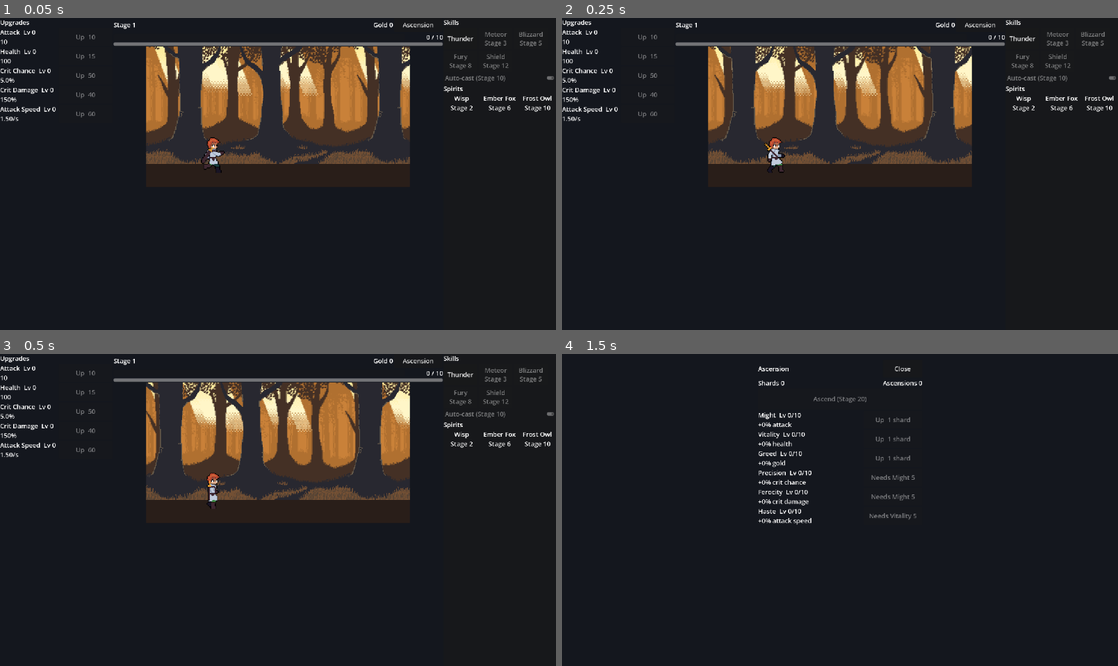
Above: before the commit, frames 1-4 (two rows, left to right).
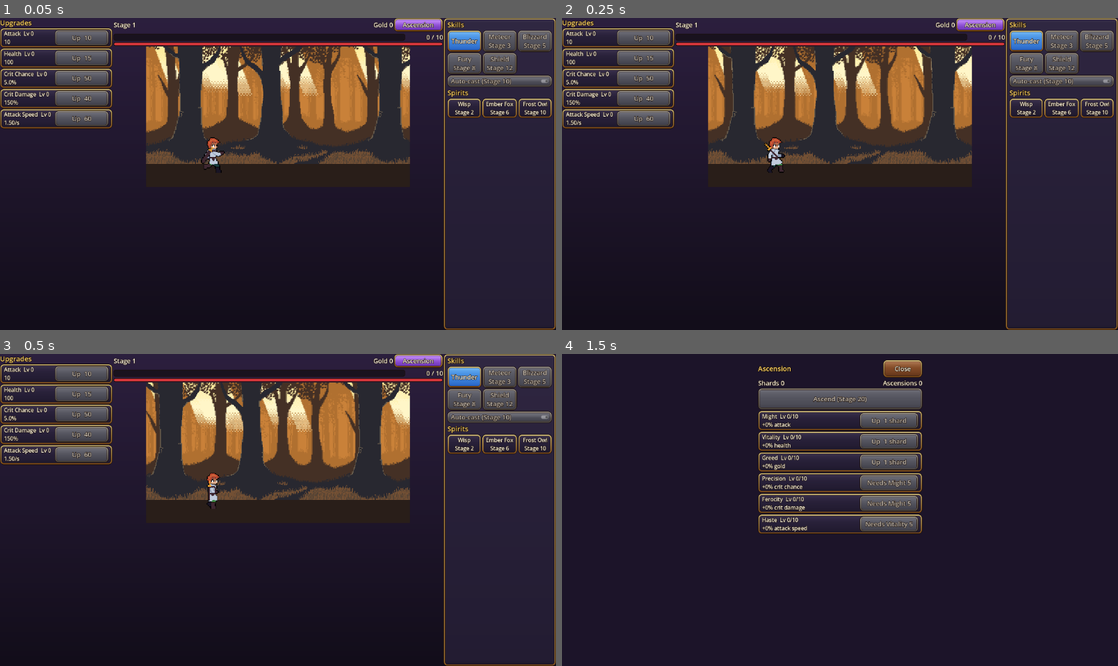
Above: after the commit, the same moments.

Repository: kevelscy/kevelscy-slayer-game
Game: Godot game, scene res://main/main.tscn
The game is run twice, just before and just after one commit, with the same random seed, the same clock (stepped at 60 frames per second) and the same inputs.
Inputs:
- Up to frame 1 (0.05 s): no input
- Up to frame 2 (0.25 s): no input
- Up to frame 3 (0.5 s): no input
- Up to frame 4 (1.5 s): click "Ascension" at 0.5 s; click "Thunder" at 1.25 s

The runs differ from the first frame. In frame 1, 27% of the frame differs, in the area x 0-100%, y 0-100%; in frame 2, 27%; in frame 3, 27%; in frame 4, 11%.

Commit message:
feat(ui): frame every button and card in rounded gold art
FrameArt draws a nine-sliced rounded frame (dark outline, bevelled gold
band, gradient fill with gloss) and GameTheme applies it per kind: amber
buy buttons, azure skills, amethyst ascension, stone when disabled, and
night-blue cards for upgrade, talent and spirit rows. Section titles are
gold, bars are rounded and the backdrop is a gradient. The battle view
keeps nearest filtering so the pixel art stays crisp. Card text and
paddings are compacted so the portrait layout still fits 720x1280.

Diff:
--- a/client/main/main.gd
+++ b/client/main/main.gd
@@ -37,6 +37,7 @@
 
 
 func _ready() -> void:
+	theme = GameTheme.build()
 	_read_dev_args()
 	var session: GameSession = GameState.session
 	battle_world.start(session)
--- a/client/main/main.tscn
+++ b/client/main/main.tscn
@@ -7,8 +7,14 @@
 [ext_resource type="Script" path="res://ui/panels/ability_panel.gd" id="5_abilities"]
 [ext_resource type="Script" path="res://ui/panels/ascension_panel.gd" id="6_ascension"]
 
-[sub_resource type="Theme" id="Theme_main"]
-default_font_size = 26
+[sub_resource type="Gradient" id="Gradient_backdrop"]
+colors = PackedColorArray(0.17, 0.12, 0.24, 1, 0.07, 0.05, 0.1, 1)
+
+[sub_resource type="GradientTexture2D" id="GradientTexture2D_backdrop"]
+gradient = SubResource("Gradient_backdrop")
+width = 8
+height = 64
+fill_to = Vector2(0, 1)
 
 [node name="Main" type="Control"]
 layout_mode = 3
@@ -17,17 +23,18 @@
 anchor_bottom = 1.0
 grow_horizontal = 2
 grow_vertical = 2
-theme = SubResource("Theme_main")
+texture_filter = 2
 script = ExtResource("1_main")
 
-[node name="Backdrop" type="ColorRect" parent="."]
+[node name="Backdrop" type="TextureRect" parent="."]
 layout_mode = 1
 anchors_preset = 15
 anchor_right = 1.0
 anchor_bottom = 1.0
 grow_horizontal = 2
 grow_vertical = 2
-color = Color(0.08, 0.09, 0.12, 1)
+texture = SubResource("GradientTexture2D_backdrop")
+expand_mode = 1
 
 [node name="SafeArea" type="MarginContainer" parent="."]
 layout_mode = 1
@@ -44,6 +51,7 @@
 layout_mode = 2
 
 [node name="BattleView" type="SubViewportContainer" parent="SafeArea/Portrait"]
+texture_filter = 1
 layout_mode = 2
 size_flags_horizontal = 4
 custom_minimum_size = Vector2(720, 384)
--- a/client/tests/unit/main/test_main_ascension.gd
+++ b/client/tests/unit/main/test_main_ascension.gd
@@ -19,3 +19,10 @@
 func test_hud_ascension_button_opens_the_panel() -> void:
 	main.hud.ascension_button.pressed.emit()
 	assert_true(main.ascension_panel.visible)
+
+
+func test_main_screen_uses_the_game_theme_and_keeps_the_battle_crisp() -> void:
+	assert_eq(main.theme.get_type_variation_base(GameTheme.BUY_BUTTON), &"Button")
+	assert_eq(main.hud.ascension_button.theme_type_variation, GameTheme.ACCENT_BUTTON)
+	var battle: CanvasItem = main.get_node("SafeArea/Portrait/BattleView")
+	assert_eq(battle.texture_filter, CanvasItem.TEXTURE_FILTER_NEAREST)
--- a/client/tests/unit/ui/test_ability_panel.gd
+++ b/client/tests/unit/ui/test_ability_panel.gd
@@ -71,3 +71,12 @@
 	assert_eq(panel.spirit_labels[0].text, "Wisp\n+10% Attack")
 	assert_eq(panel.spirit_labels[1].text, "Ember Fox\n+5% Crit Chance")
 	assert_eq(panel.spirit_labels[2].text, "Frost Owl\nStage 10")
+
+
+func test_skills_use_skill_buttons_and_spirits_sit_in_framed_cards() -> void:
+	for button: Button in panel.skill_buttons:
+		assert_eq(button.theme_type_variation, GameTheme.SKILL_BUTTON)
+	for label: Label in panel.spirit_labels:
+		var card: Control = label.get_parent()
+		assert_true(card is PanelContainer)
+		assert_eq(card.theme_type_variation, GameTheme.CARD)
--- a/client/tests/unit/ui/test_ascension_panel.gd
+++ b/client/tests/unit/ui/test_ascension_panel.gd
@@ -87,3 +87,10 @@
 	assert_true(panel.visible)
 	panel.close_button.pressed.emit()
 	assert_false(panel.visible)
+
+
+func test_ascend_is_an_accent_button_and_talents_are_cards_with_buy_buttons() -> void:
+	assert_eq(panel.ascend_button.theme_type_variation, GameTheme.ACCENT_BUTTON)
+	for row: AscensionPanel.Row in panel.rows:
+		assert_eq(row.button.theme_type_variation, GameTheme.BUY_BUTTON)
+		assert_eq((row.button.get_parent().get_parent() as Control).theme_type_variation, GameTheme.CARD)
--- /dev/null
+++ b/client/tests/unit/ui/test_game_theme.gd
@@ -0,0 +1,65 @@
+extends GutTest
+## Framed, rounded art for every button and card, and the theme that applies it.
+
+const BUTTON_STATES: Array[String] = ["normal", "hover", "pressed", "disabled"]
+
+
+func _fill_art() -> Image:
+	return FrameArt.frame(Color(0.2, 0.4, 1.0), Color(0.1, 0.2, 0.6), FrameArt.GOLD_LIGHT, FrameArt.GOLD_DARK)
+
+
+func test_frame_is_a_square_image_with_transparent_rounded_corners() -> void:
+	var art: Image = _fill_art()
+	assert_eq(art.get_size(), Vector2i(FrameArt.SIZE, FrameArt.SIZE))
+	assert_eq(art.get_pixel(0, 0).a, 0.0)
+	assert_eq(art.get_pixel(FrameArt.SIZE - 1, FrameArt.SIZE - 1).a, 0.0)
+
+
+func test_frame_has_a_dark_outline_then_a_gold_band_then_the_fill() -> void:
+	var art: Image = _fill_art()
+	var middle: int = FrameArt.SIZE / 2
+	var outline: Color = art.get_pixel(middle, 0)
+	assert_eq(outline.a, 1.0)
+	assert_lt(outline.v, 0.25, "outline is dark")
+	var band: Color = art.get_pixel(middle, FrameArt.OUTLINE + 1)
+	assert_gt(band.r, band.b, "frame band is gold")
+	var fill: Color = art.get_pixel(middle, middle)
+	assert_gt(fill.b, fill.r, "centre shows the blue fill")
+
+
+func test_frame_fill_is_lighter_at_the_top() -> void:
+	var art: Image = _fill_art()
+	var inner: int = FrameArt.OUTLINE + FrameArt.BAND + FrameArt.INNER_LINE + 1
+	var top: Color = art.get_pixel(FrameArt.SIZE / 2, inner)
+	var bottom: Color = art.get_pixel(FrameArt.SIZE / 2, FrameArt.SIZE - 1 - inner)
+	assert_gt(top.v, bottom.v)
+
+
+func test_every_button_kind_has_framed_art_for_every_state() -> void:
+	var theme: Theme = GameTheme.build()
+	for kind: StringName in [&"Button", GameTheme.BUY_BUTTON, GameTheme.SKILL_BUTTON, GameTheme.ACCENT_BUTTON]:
+		if kind != &"Button":
+			assert_eq(theme.get_type_variation_base(kind), &"Button", String(kind))
+		for state: String in BUTTON_STATES:
+			var box: StyleBox = theme.get_stylebox(state, kind)
+			assert_true(box is StyleBoxTexture, "%s %s" % [kind, state])
+		assert_true(theme.get_stylebox("focus", kind) is StyleBoxEmpty, "%s focus" % kind)
+
+
+func test_button_kinds_use_different_art() -> void:
+	var theme: Theme = GameTheme.build()
+	var buy: StyleBoxTexture = theme.get_stylebox("normal", GameTheme.BUY_BUTTON)
+	var skill: StyleBoxTexture = theme.get_stylebox("normal", GameTheme.SKILL_BUTTON)
+	var disabled: StyleBoxTexture = theme.get_stylebox("disabled", GameTheme.BUY_BUTTON)
+	assert_ne(buy.texture, skill.texture)
+	assert_ne(buy.texture, disabled.texture)
+
+
+func test_panels_and_cards_are_framed_and_titles_are_gold() -> void:
+	var theme: Theme = GameTheme.build()
+	assert_true(theme.get_stylebox("panel", &"PanelContainer") is StyleBoxTexture)
+	assert_eq(theme.get_type_variation_base(GameTheme.CARD), &"PanelContainer")
+	assert_true(theme.get_stylebox("panel", GameTheme.CARD) is StyleBoxTexture)
+	assert_eq(theme.get_type_variation_base(GameTheme.SECTION_TITLE), &"Label")
+	assert_eq(theme.get_color("font_color", GameTheme.SECTION_TITLE), GameTheme.TITLE_GOLD)
+	assert_eq(theme.default_font_size, 26)
--- a/client/tests/unit/ui/test_upgrade_panel.gd
+++ b/client/tests/unit/ui/test_upgrade_panel.gd
@@ -51,3 +51,11 @@
 	assert_eq(row.label.text, "Attack Speed  Lv 75\n3.00/s")
 	assert_eq(row.button.text, "Max")
 	assert_true(row.button.disabled)
+
+
+func test_rows_are_framed_cards_with_buy_buttons() -> void:
+	for row: UpgradePanel.Row in panel.rows:
+		assert_eq(row.button.theme_type_variation, GameTheme.BUY_BUTTON)
+		var card: Control = row.button.get_parent().get_parent()
+		assert_true(card is PanelContainer)
+		assert_eq(card.theme_type_variation, GameTheme.CARD)
--- a/client/ui/hud/hud.tscn
+++ b/client/ui/hud/hud.tscn
@@ -22,6 +22,7 @@
 [node name="AscensionButton" type="Button" parent="TopRow"]
 custom_minimum_size = Vector2(200, 56)
 layout_mode = 2
+theme_type_variation = &"AccentButton"
 text = "Ascension"
 
 [node name="ProgressRow" type="HBoxContainer" parent="."]
@@ -42,5 +43,6 @@
 [node name="HeroHealth" type="ProgressBar" parent="."]
 custom_minimum_size = Vector2(0, 14)
 layout_mode = 2
+theme_type_variation = &"HealthBar"
 value = 100.0
 show_percentage = false
--- a/client/ui/panels/ability_panel.gd
+++ b/client/ui/panels/ability_panel.gd
@@ -27,6 +27,7 @@
 	add_child(skill_row)
 	for index: int in session.skills.slots.size():
 		var button: Button = Button.new()
+		button.theme_type_variation = GameTheme.SKILL_BUTTON
 		button.custom_minimum_size = Vector2(140.0, 88.0)
 		button.pressed.connect(func() -> void: _on_skill_pressed(index))
 		skill_row.add_child(button)
@@ -39,11 +40,15 @@
 	var spirit_row: HBoxContainer = HBoxContainer.new()
 	add_child(spirit_row)
 	for _slot: SpiritTeam.SpiritSlot in session.spirits.slots:
+		var card: PanelContainer = PanelContainer.new()
+		card.theme_type_variation = GameTheme.CARD
+		card.size_flags_horizontal = Control.SIZE_EXPAND_FILL
 		var label: Label = Label.new()
-		label.size_flags_horizontal = Control.SIZE_EXPAND_FILL
+		label.theme_type_variation = GameTheme.CARD_TEXT
 		label.horizontal_alignment = HORIZONTAL_ALIGNMENT_CENTER
-		label.custom_minimum_size = Vector2(0.0, 72.0)
-		spirit_row.add_child(label)
+		label.custom_minimum_size = Vector2(0.0, 60.0)
+		card.add_child(label)
+		spirit_row.add_child(card)
 		spirit_labels.append(label)
 	refresh()
 
@@ -100,5 +105,6 @@
 
 static func _title(text: String) -> Label:
 	var label: Label = Label.new()
+	label.theme_type_variation = GameTheme.SECTION_TITLE
 	label.text = text
 	return label
--- a/client/ui/panels/ascension_panel.gd
+++ b/client/ui/panels/ascension_panel.gd
@@ -4,7 +4,7 @@
 ## ascend button (behind a confirmation) and one buy row per talent. Built in code
 ## because every row comes from the talent catalog.
 
-const BACKGROUND: Color = Color(0.08, 0.09, 0.12, 1.0)
+const BACKGROUND: Color = Color(0.11, 0.08, 0.16, 1.0)
 ## Content width: the full portrait width, centered in landscape.
 const CONTENT_WIDTH: float = 720.0
 const STAT_NAMES: Dictionary[StringName, String] = {
@@ -52,6 +52,7 @@
 	column.add_child(header)
 	var title: Label = Label.new()
 	title.text = "Ascension"
+	title.theme_type_variation = GameTheme.SECTION_TITLE
 	title.size_flags_horizontal = Control.SIZE_EXPAND_FILL
 	header.add_child(title)
 	close_button = Button.new()
@@ -69,6 +70,7 @@
 	balance_row.add_child(count_label)
 
 	ascend_button = Button.new()
+	ascend_button.theme_type_variation = GameTheme.ACCENT_BUTTON
 	ascend_button.custom_minimum_size = Vector2(0.0, 88.0)
 	ascend_button.pressed.connect(_on_ascend_pressed)
 	column.add_child(ascend_button)
@@ -111,19 +113,24 @@
 		_refresh_row(row)
 
 
-func _build_row(talent: TalentDefinition) -> HBoxContainer:
+func _build_row(talent: TalentDefinition) -> PanelContainer:
 	var row: Row = Row.new()
 	row.talent = talent
+	var card: PanelContainer = PanelContainer.new()
+	card.theme_type_variation = GameTheme.CARD
 	var box: HBoxContainer = HBoxContainer.new()
 	row.label = Label.new()
+	row.label.theme_type_variation = GameTheme.CARD_TEXT
 	row.label.size_flags_horizontal = Control.SIZE_EXPAND_FILL
 	row.button = Button.new()
-	row.button.custom_minimum_size = Vector2(240.0, 72.0)
+	row.button.theme_type_variation = GameTheme.BUY_BUTTON
+	row.button.custom_minimum_size = Vector2(240.0, 60.0)
 	row.button.pressed.connect(func() -> void: _on_buy_pressed(talent.id))
 	box.add_child(row.label)
 	box.add_child(row.button)
+	card.add_child(box)
 	rows.append(row)
-	return box
+	return card
 
 
 func _refresh_row(row: Row) -> void:
--- a/client/ui/panels/upgrade_panel.gd
+++ b/client/ui/panels/upgrade_panel.gd
@@ -34,15 +34,20 @@
 	row.title = title
 	row.track = track
 	row.value_text = value_text
+	var card: PanelContainer = PanelContainer.new()
+	card.theme_type_variation = GameTheme.CARD
 	var box: HBoxContainer = HBoxContainer.new()
 	row.label = Label.new()
+	row.label.theme_type_variation = GameTheme.CARD_TEXT
 	row.label.size_flags_horizontal = Control.SIZE_EXPAND_FILL
 	row.button = Button.new()
-	row.button.custom_minimum_size = Vector2(220.0, 72.0)
+	row.button.theme_type_variation = GameTheme.BUY_BUTTON
+	row.button.custom_minimum_size = Vector2(220.0, 60.0)
 	row.button.pressed.connect(func() -> void: _on_buy_pressed(track))
 	box.add_child(row.label)
 	box.add_child(row.button)
-	add_child(box)
+	card.add_child(box)
+	add_child(card)
 	rows.append(row)
 
 
--- a/client/ui/panels/upgrade_panel.tscn
+++ b/client/ui/panels/upgrade_panel.tscn
@@ -4,8 +4,10 @@
 
 [node name="UpgradePanel" type="VBoxContainer"]
 size_flags_vertical = 3
+theme_override_constants/separation = 2
 script = ExtResource("1_panel")
 
 [node name="Title" type="Label" parent="."]
 layout_mode = 2
+theme_type_variation = &"SectionTitle"
 text = "Upgrades"
--- /dev/null
+++ b/client/ui/theme/frame_art.gd
@@ -0,0 +1,68 @@
+class_name FrameArt
+extends RefCounted
+## Draws the rounded, gold-framed art behind buttons and cards: a dark outline,
+## a bevelled metal band, a thin inner line and a vertical gradient fill with a
+## gloss on its upper half. Square and nine-sliced by GameTheme, so one image
+## fits any control size.
+
+const SIZE: int = 64
+const RADIUS: float = 16.0
+## Band widths in pixels, from the outside in.
+const OUTLINE: int = 2
+const BAND: int = 4
+const INNER_LINE: int = 1
+## Pixels kept unstretched at each side when nine-slicing.
+const SLICE_MARGIN: int = 20
+
+const OUTLINE_COLOR: Color = Color(0.11, 0.06, 0.03)
+const INNER_LINE_COLOR: Color = Color(0.2, 0.11, 0.05)
+const GOLD_LIGHT: Color = Color(1.0, 0.92, 0.6)
+const GOLD_DARK: Color = Color(0.62, 0.36, 0.1)
+const IRON_LIGHT: Color = Color(0.72, 0.7, 0.66)
+const IRON_DARK: Color = Color(0.34, 0.32, 0.3)
+const GLOSS_STRENGTH: float = 0.22
+
+
+## frame_light/frame_dark tint the metal band from top to bottom; gloss scales
+## the highlight (0 turns it off, as for pressed buttons).
+static func frame(
+	fill_top: Color, fill_bottom: Color, frame_light: Color, frame_dark: Color, gloss: float = 1.0
+) -> Image:
+	var image: Image = Image.create_empty(SIZE, SIZE, false, Image.FORMAT_RGBA8)
+	for y: int in SIZE:
+		var t: float = (float(y) + 0.5) / float(SIZE)
+		var metal: Color = frame_light.lerp(frame_dark, t)
+		var fill: Color = fill_top.lerp(fill_bottom, t)
+		if t < 0.45:
+			fill = fill.lerp(Color.WHITE, GLOSS_STRENGTH * gloss * (1.0 - t / 0.45))
+		for x: int in SIZE:
+			var depth: float = _depth(float(x) + 0.5, float(y) + 0.5)
+			image.set_pixel(x, y, _layer(depth, metal, fill))
+	return image
+
+
+## Distance inside the rounded square's edge (negative outside).
+static func _depth(x: float, y: float) -> float:
+	var half: float = float(SIZE) * 0.5
+	var q: Vector2 = Vector2(absf(x - half), absf(y - half)) - Vector2(half - RADIUS, half - RADIUS)
+	var outside: float = Vector2(maxf(q.x, 0.0), maxf(q.y, 0.0)).length() + minf(maxf(q.x, q.y), 0.0)
+	return -(outside - RADIUS)
+
+
+## Each band blends into the next over one pixel so curves stay smooth.
+static func _layer(depth: float, metal: Color, fill: Color) -> Color:
+	var band_start: float = float(OUTLINE)
+	var line_start: float = band_start + float(BAND)
+	var fill_start: float = line_start + float(INNER_LINE)
+	# The band is brightest on its outer edge, a simple bevel.
+	var bevel: Color = metal.lerp(metal.darkened(0.25), clampf((depth - band_start) / float(BAND), 0.0, 1.0))
+	var color: Color = OUTLINE_COLOR
+	color = color.lerp(bevel, _step(depth, band_start))
+	color = color.lerp(INNER_LINE_COLOR, _step(depth, line_start))
+	color = color.lerp(fill, _step(depth, fill_start))
+	color.a = clampf(depth + 0.5, 0.0, 1.0)
+	return color
+
+
+static func _step(depth: float, edge: float) -> float:
+	return clampf(depth - edge + 0.5, 0.0, 1.0)
--- /dev/null
+++ b/client/ui/theme/game_theme.gd
@@ -0,0 +1,107 @@
+class_name GameTheme
+extends RefCounted
+## The game's UI theme: every button and panel gets FrameArt's rounded gold
+## frame, coloured by what it does. Controls pick a kind with
+## theme_type_variation; plain Buttons and PanelContainers get the defaults.
+
+const BUY_BUTTON: StringName = &"BuyButton"
+const SKILL_BUTTON: StringName = &"SkillButton"
+const ACCENT_BUTTON: StringName = &"AccentButton"
+const CARD: StringName = &"Card"
+const SECTION_TITLE: StringName = &"SectionTitle"
+## Smaller text for the two-line labels inside cards.
+const CARD_TEXT: StringName = &"CardText"
+const HEALTH_BAR: StringName = &"HealthBar"
+
+const FONT_SIZE: int = 26
+const TITLE_FONT_SIZE: int = 28
+const CARD_FONT_SIZE: int = 22
+const TEXT: Color = Color(1.0, 0.97, 0.88)
+const TEXT_DISABLED: Color = Color(0.78, 0.75, 0.7)
+const TEXT_OUTLINE: Color = Color(0.1, 0.05, 0.02)
+const TITLE_GOLD: Color = Color(1.0, 0.84, 0.4)
+
+## Fill gradients (top, bottom) per kind.
+const LEATHER: Array[Color] = [Color(0.66, 0.4, 0.22), Color(0.36, 0.19, 0.09)]
+const AMBER: Array[Color] = [Color(1.0, 0.72, 0.24), Color(0.8, 0.38, 0.1)]
+const AZURE: Array[Color] = [Color(0.38, 0.72, 1.0), Color(0.12, 0.34, 0.74)]
+const AMETHYST: Array[Color] = [Color(0.76, 0.5, 1.0), Color(0.4, 0.18, 0.7)]
+const STONE: Array[Color] = [Color(0.42, 0.42, 0.46), Color(0.24, 0.24, 0.28)]
+const NIGHT: Array[Color] = [Color(0.2, 0.16, 0.28), Color(0.11, 0.09, 0.16)]
+
+const BUTTON_PADDING: Vector2 = Vector2(14.0, 6.0)
+const CARD_PADDING: Vector2 = Vector2(16.0, 8.0)
+
+
+static func build() -> Theme:
+	var theme: Theme = Theme.new()
+	theme.default_font_size = FONT_SIZE
+	_add_button(theme, &"Button", LEATHER)
+	for kind: StringName in [BUY_BUTTON, SKILL_BUTTON, ACCENT_BUTTON]:
+		theme.set_type_variation(kind, &"Button")
+	_add_button(theme, BUY_BUTTON, AMBER)
+	_add_button(theme, SKILL_BUTTON, AZURE)
+	_add_button(theme, ACCENT_BUTTON, AMETHYST)
+	_add_text(theme, &"CheckButton")
+	_add_text(theme, &"Label")
+
+	var card: StyleBoxTexture = _box(FrameArt.frame(NIGHT[0], NIGHT[1], FrameArt.GOLD_LIGHT, FrameArt.GOLD_DARK, 0.3), CARD_PADDING)
+	theme.set_stylebox("panel", &"PanelContainer", card)
+	theme.set_type_variation(CARD, &"PanelContainer")
+	theme.set_stylebox("panel", CARD, card)
+
+	theme.set_type_variation(SECTION_TITLE, &"Label")
+	theme.set_color("font_color", SECTION_TITLE, TITLE_GOLD)
+	theme.set_font_size("font_size", SECTION_TITLE, TITLE_FONT_SIZE)
+	theme.set_constant("outline_size", SECTION_TITLE, 8)
+	theme.set_type_variation(CARD_TEXT, &"Label")
+	theme.set_font_size("font_size", CARD_TEXT, CARD_FONT_SIZE)
+
+	theme.set_stylebox("background", &"ProgressBar", _bar(Color(0.1, 0.07, 0.12)))
+	theme.set_stylebox("fill", &"ProgressBar", _bar(Color(1.0, 0.72, 0.24)))
+	theme.set_type_variation(HEALTH_BAR, &"ProgressBar")
+	theme.set_stylebox("fill", HEALTH_BAR, _bar(Color(0.86, 0.22, 0.24)))
+	return theme
+
+
+static func _add_button(theme: Theme, kind: StringName, fill: Array[Color]) -> void:
+	var light: Array[Color] = [fill[0].lightened(0.15), fill[1].lightened(0.15)]
+	var dark: Array[Color] = [fill[0].darkened(0.2), fill[1].darkened(0.2)]
+	var normal: StyleBoxTexture = _box(FrameArt.frame(fill[0], fill[1], FrameArt.GOLD_LIGHT, FrameArt.GOLD_DARK), BUTTON_PADDING)
+	theme.set_stylebox("normal", kind, normal)
+	theme.set_stylebox("hover", kind, _box(FrameArt.frame(light[0], light[1], FrameArt.GOLD_LIGHT, FrameArt.GOLD_DARK), BUTTON_PADDING))
+	theme.set_stylebox("pressed", kind, _box(FrameArt.frame(dark[1], dark[0], FrameArt.GOLD_DARK, FrameArt.GOLD_LIGHT, 0.0), BUTTON_PADDING))
+	theme.set_stylebox("disabled", kind, _box(FrameArt.frame(STONE[0], STONE[1], FrameArt.IRON_LIGHT, FrameArt.IRON_DARK, 0.4), BUTTON_PADDING))
+	# Focus would draw over the art; the frame already marks the button.
+	theme.set_stylebox("focus", kind, StyleBoxEmpty.new())
+	_add_text(theme, kind)
+	theme.set_color("font_disabled_color", kind, TEXT_DISABLED)
+	for state: String in ["font_hover_color", "font_pressed_color", "font_focus_color", "font_hover_pressed_color"]:
+		theme.set_color(state, kind, TEXT)
+
+
+static func _add_text(theme: Theme, kind: StringName) -> void:
+	theme.set_color("font_color", kind, TEXT)
+	theme.set_color("font_outline_color", kind, TEXT_OUTLINE)
+	theme.set_constant("outline_size", kind, 6)
+
+
+static func _box(image: Image, padding: Vector2) -> StyleBoxTexture:
+	var box: StyleBoxTexture = StyleBoxTexture.new()
+	box.texture = ImageTexture.create_from_image(image)
+	for side: Side in [SIDE_LEFT, SIDE_TOP, SIDE_RIGHT, SIDE_BOTTOM]:
+		box.set_texture_margin(side, FrameArt.SLICE_MARGIN)
+	box.set_content_margin(SIDE_LEFT, padding.x)
+	box.set_content_margin(SIDE_RIGHT, padding.x)
+	box.set_content_margin(SIDE_TOP, padding.y)
+	box.set_content_margin(SIDE_BOTTOM, padding.y)
+	return box
+
+
+static func _bar(color: Color) -> StyleBoxFlat:
+	var box: StyleBoxFlat = StyleBoxFlat.new()
+	box.bg_color = color
+	box.set_corner_radius_all(8)
+	box.border_color = TEXT_OUTLINE
+	box.set_border_width_all(2)
+	return box
Not shown: 1 places in client/main/main.tscn that only renumber resources
Not shown, added: client/tests/unit/ui/test_game_theme.gd.uid
Not shown, added: client/ui/theme/frame_art.gd.uid
Not shown, added: client/ui/theme/game_theme.gd.uid
